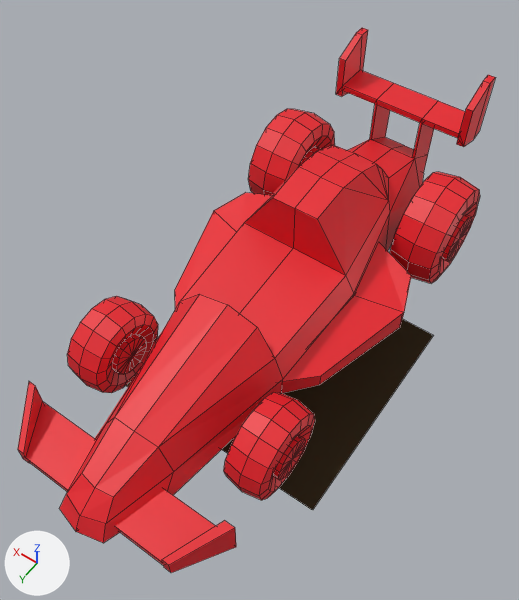
An edit to the Blender file sportcarOlder.blend, drawn before and after from the same camera.
Before and after are seen from a camera (50 mm lens) standing at (2.48, 2.94, 5.3) and looking at (4.36, 0.32, 1.18). Every picture has the same lights, and +X, +Y and +Z are marked at lower left. Mesh edges are drawn as thin lines.

Names of what the first picture shows: 'Cube.001', 'talp'.
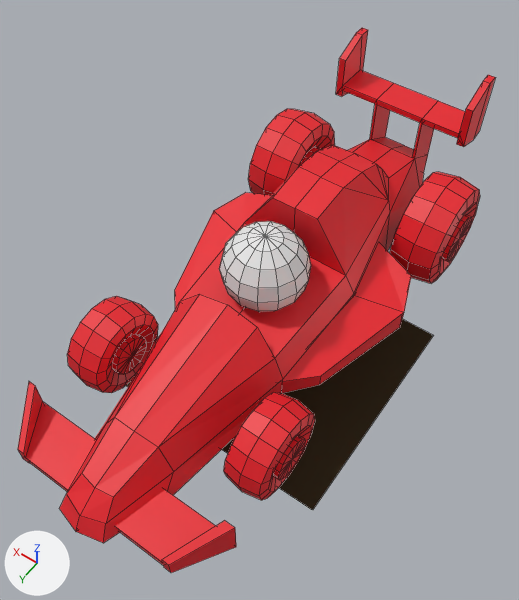
Pixel boxes [x1, y1, x2, y2] of what changed, in the pictures (519 x 600 px):
'Sphere', added
    after: [219, 221, 311, 312]

What the commit changed:
Mesh me_sphere is new.
It is a UV sphere (14 segments, 8 rings, poles along z) spanning x -0.325..0.325, y -0.334..0.334, z -0.334..0.334.
Object 'Sphere' (ob_sphere) is new; it shows me_sphere.
Its location is (4.433, 0.14, 1.323).
